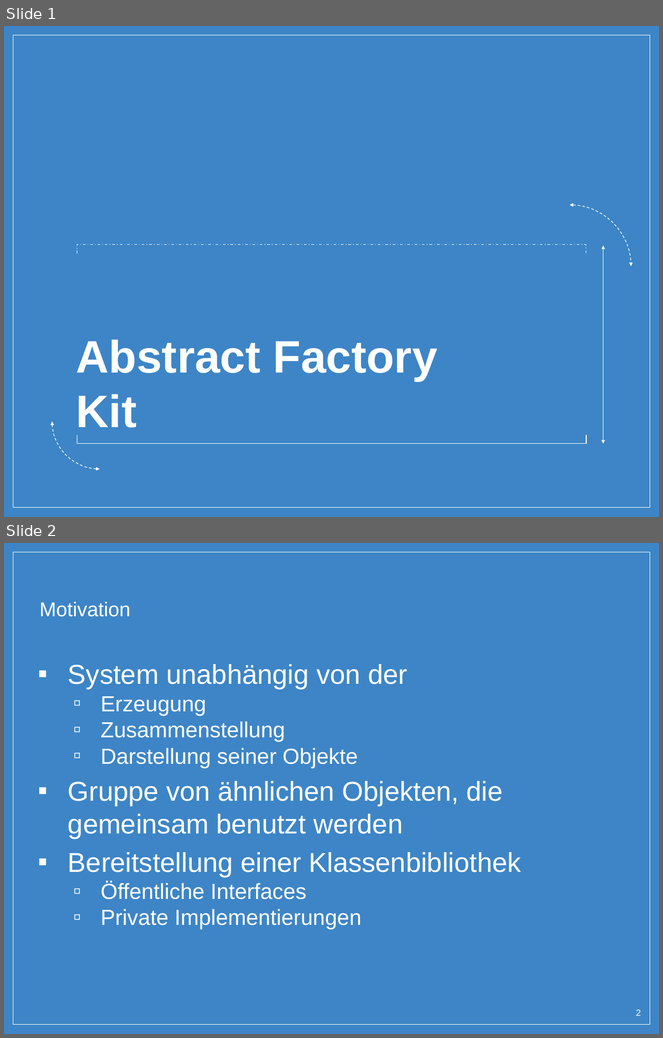
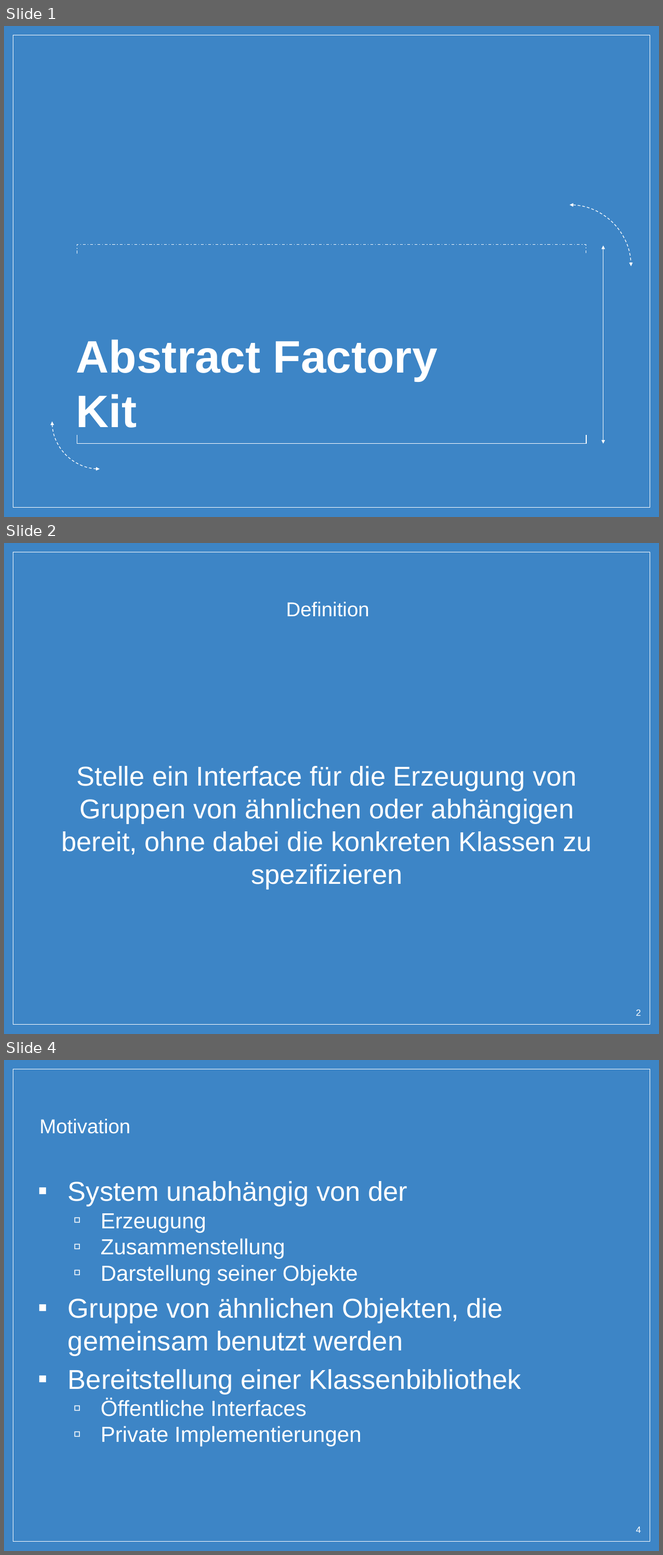
Before and after one commit to SimonPrimetzhofer/AbstractFactory-Pattern, a slide deck: Presentation/Abstract_Factory.pptx. Shown one above the other, each under a label of ours: slides 1 and 2 before the commit, slides 1, 2 and 4 after it; the slides between them are not shown. The pictures are 663x1038 and 663x1555 pixels, drawn with LibreOffice and Linux fonts; fonts in the diff are those of the drawing; background and template pictures are left out. Boxes give left, top, right and bottom in pixels: in the first picture for what was removed or moved away, otherwise in the second. Text is boxed around its words. In the diff, an @@ line names an element or a change of style, - is before the commit and + after.

```diff
--- a/Presentation/Abstract_Factory.pptx
+++ b/Presentation/Abstract_Factory.pptx
@@ slide 2 added at box(4, 543, 659, 1034), background picture (left out); not listed: 1 template element that a slide beside it also shows @@
@@ title added at box(286, 602, 370, 617), 22 pt, text #FFFFFF @@
+Definition
@@ text added at box(61, 766, 592, 890), 30 pt, text #FFFFFF @@
+Stelle ein Interface für die Erzeugung von Gruppen von ähnlichen oder abhängigen bereit, ohne dabei die konkreten Klassen zu spezifizieren
@@ page number added at box(636, 1010, 642, 1016), 10 pt, text #FFFFFF @@
+2
@@ what was slide 2 is now slide 4 @@
@@ page number at box(636, 1527, 642, 1533): text changed @@
-2
+4
```
Also in this commit, not shown: 3 slides changed, 4 other slides added, 6 other files.
